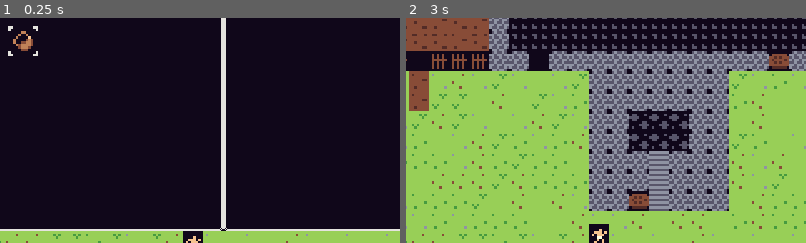
Above: before the commit, frames 1-2 (left to right).
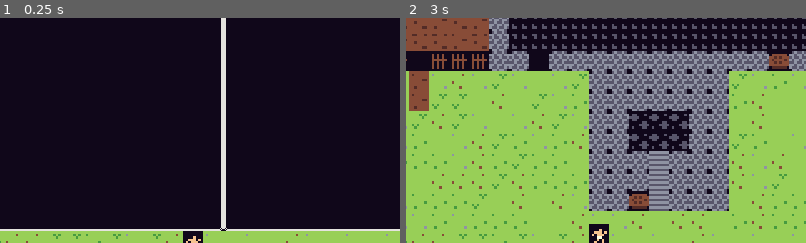
Above: after the commit, the same moments.

Repository: ChrisGlenn/Taelus
Game: Godot game, scene res://Scenes/Cells/Region-Lor/L00x48/lor_00x_48.tscn
Same seed, same stepped clock (60 frames per second), same inputs: the game is played once before the commit and once after it. This scene is started directly instead of the project's main scene.
Inputs:
- Up to frame 1 (0.25 s): no input
- Up to frame 2 (3 s): tap Enter at 0.5, 2 s; hold Right (tae_right) 0.53-1.28 s; tap End (tae_end) at 0.6 s; tap Space (tae_select) at 1.25, 2.75 s; hold Down (tae_down) 1.28-2.03 s; tap I (tae_i) at 1.35 s; hold Right (tae_right) 2.03-2.78 s; tap J (tae_j) at 2.1 s; hold Up (tae_up) from 2.78 s (still down); tap M (tae_m) at 2.85 s
The pictures show only the part of the screen within x 35-85%, y 37-87%; the shares and areas given below are measured in that part.

The runs differ from the first frame. In frame 1, 0.3% of the frame differs, in the area x 2-10%, y 3-17%; in frame 2, nothing differs.

Commit message:
12/19/2023 NIGHT

Diff:
--- a/Scenes/UI/HUD/hud.gd
+++ b/Scenes/UI/HUD/hud.gd
@@ -28,6 +28,8 @@
 @onready var INVENTORY = $Inventory
 @export var INVSLOTS : Array[Sprite2D] = [] # inventory slots
 @onready var INVCURSOR = $Inventory/InventoryBackground/InvCursor
+@onready var INVICON = $Inventory/InventoryBackground/HighlightedInv
+
 # hud variables
 var inv_cursor_active = false # if false will be hidden
 var inv_cursor_pos = 0 # corresponds with the inventory slots
@@ -114,7 +116,7 @@
 func update_inventory():
 	# update the player's inventory
 	for n in Globals.player["inventory"].size():
-		# print(Globals.player["inventory"][n]["item"])
+		print(Globals.player["inventory"][n])
 		INVSLOTS[n].frame = Globals.player["inventory"][n]["item"] # update inventory slot frame
 		if n == 0 and Globals.player["inventory"][n]["item"] != 0:
 			# set the inventory selector as active
@@ -127,6 +129,13 @@
 		match Globals.player["inventory"][n]["item"]:
 			0:
 				# empty
+				# clear it out
+				Globals.player["inventory"][n]["type"] = "EMPTY" # clear type
+				Globals.player["inventory"][n]["name"] = "" # clear name
+				Globals.player["inventory"][n]["desc"] = "" # clear description
+				Globals.player["inventory"][n]["amnt"] = 0 # reset amount
+			1:
+				# wineskin
 				pass
 
 
--- a/Scripts/Globals.gd
+++ b/Scripts/Globals.gd
@@ -47,9 +47,13 @@
 	"weapon": 0,
 	"shield": 0,
 	"reputation": "Unknown",
-	"inventory": [{"item": 1},{"item": 0},{"item": 0},{"item": 0},{"item": 0},{"item": 0},{"item": 0},{"item": 0},{"item": 0},{"item": 0},{"item": 0},
-	{"item": 0},{"item": 0},{"item": 0},{"item": 0},{"item": 0},{"item": 0},{"item": 0},{"item": 0},{"item": 0},{"item": 0},{"item": 0},{"item": 0},{"item": 0},
-	{"item": 0}],
+	"inventory": [{"item": 0,"type": "EMPTY","name": "","desc": "","amnt": 0},{"item": 0,"type": "EMPTY","name": "","desc": "","amnt": 0},{"item": 0,"type": "EMPTY","name": "","desc": "","amnt": 0},{"item": 0,"type": "EMPTY","name": "","desc": "","amnt": 0},
+	{"item": 0,"type": "EMPTY","name": "","desc": "","amnt": 0},{"item": 0,"type": "EMPTY","name": "","desc": "","amnt": 0},{"item": 0,"type": "EMPTY","name": "","desc": "","amnt": 0},{"item": 0,"type": "EMPTY","name": "","desc": "","amnt": 0},
+	{"item": 0,"type": "EMPTY","name": "","desc": "","amnt": 0},{"item": 0,"type": "EMPTY","name": "","desc": "","amnt": 0},{"item": 0,"type": "EMPTY","name": "","desc": "","amnt": 0},{"item": 0,"type": "EMPTY","name": "","desc": "","amnt": 0},
+	{"item": 0,"type": "EMPTY","name": "","desc": "","amnt": 0},{"item": 0,"type": "EMPTY","name": "","desc": "","amnt": 0},{"item": 0,"type": "EMPTY","name": "","desc": "","amnt": 0},{"item": 0,"type": "EMPTY","name": "","desc": "","amnt": 0},
+	{"item": 0,"type": "EMPTY","name": "","desc": "","amnt": 0},{"item": 0,"type": "EMPTY","name": "","desc": "","amnt": 0},{"item": 0,"type": "EMPTY","name": "","desc": "","amnt": 0},{"item": 0,"type": "EMPTY","name": "","desc": "","amnt": 0},
+	{"item": 0,"type": "EMPTY","name": "","desc": "","amnt": 0},{"item": 0,"type": "EMPTY","name": "","desc": "","amnt": 0},{"item": 0,"type": "EMPTY","name": "","desc": "","amnt": 0},{"item": 0,"type": "EMPTY","name": "","desc": "","amnt": 0},
+	{"item": 0,"type": "EMPTY","name": "","desc": "","amnt": 0}],
 	"weight": 0.0,
 	"capactiy": 72.0,
 	"thirst": 100.0,
